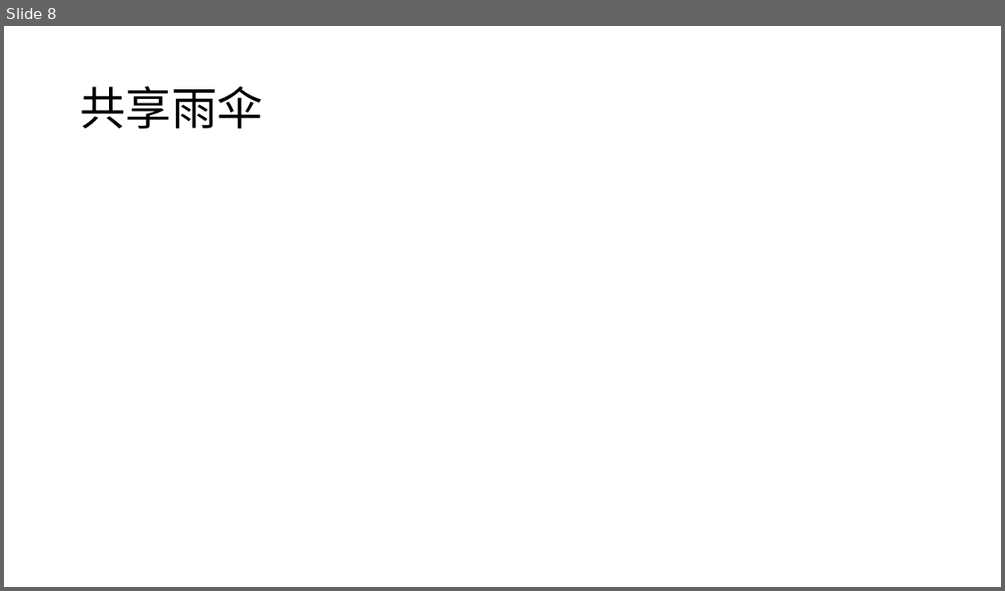
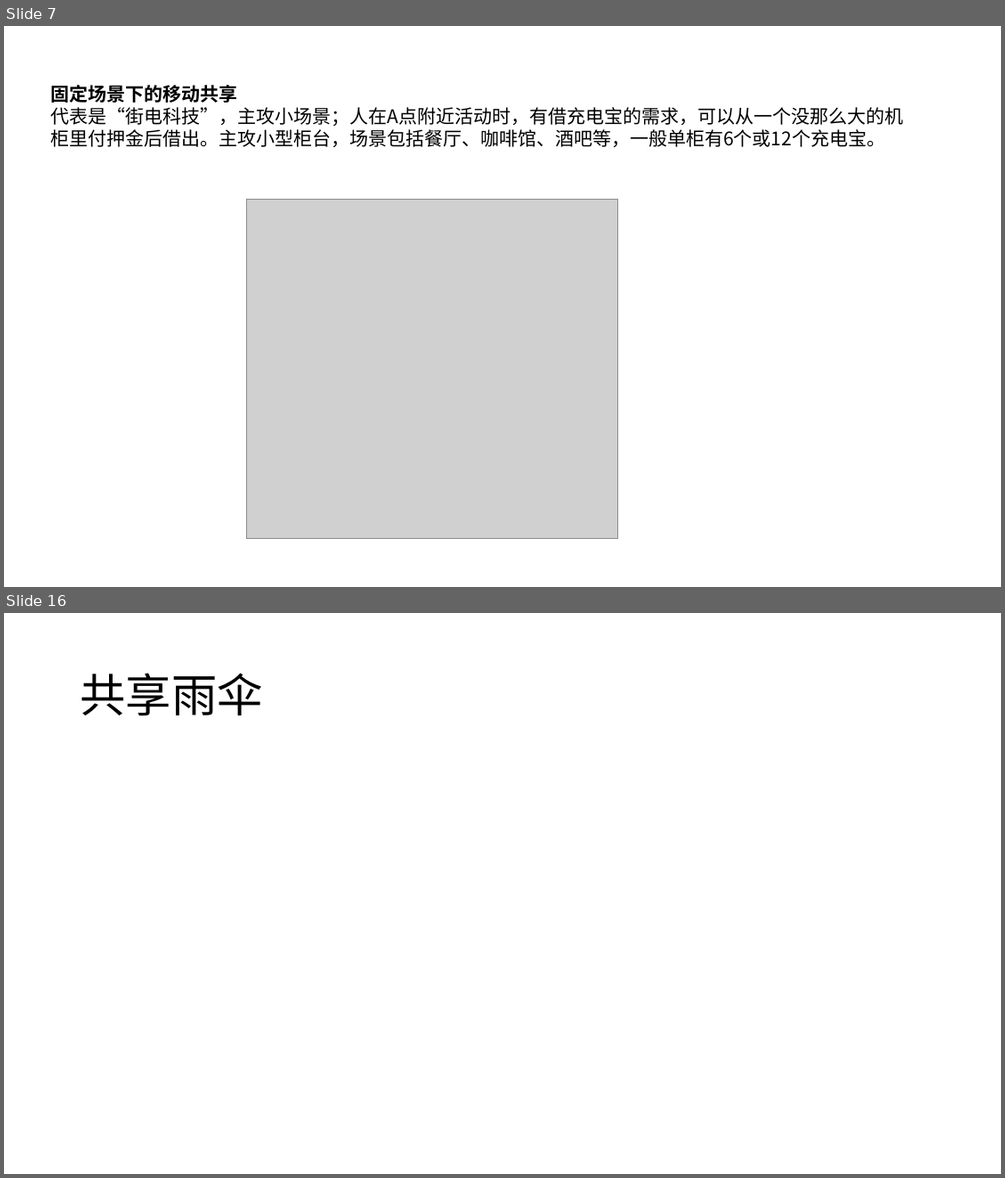
Before and after one commit to FredJiangFei/MyDocuments, a slide deck: 共享项目.pptx. Shown one above the other, each under a label of ours: slide 8 before the commit, slides 7 and 16 after it; the slides between them are not shown. The pictures are 1005x591 and 1005x1178 pixels, drawn with LibreOffice and Linux fonts; fonts in the diff are those of the drawing; grey boxes stand for pictures. Boxes give left, top, right and bottom in pixels: in the first picture for what was removed or moved away, otherwise in the second. Text is boxed around its words. In the diff, an @@ line names an element or a change of style, - is before the commit and + after.

```diff
--- a/共享项目.pptx
+++ b/共享项目.pptx
@@ slide 7 added at [4, 26, 1001, 587], background #FFFFFF @@
@@ text added at [50, 85, 903, 147], 18 pt, text #000000 @@
+固定场景下的移动共享
+代表是“街电科技”，主攻小场景；人在A点附近活动时，有借充电宝的需求，可以从一个没那么大的机柜里付押金后借出。主攻小型柜台，场景包括餐厅、咖啡馆、酒吧等，一般单柜有6个或12个充电宝。
@@ picture added at [247, 200, 618, 539] @@
@@ what was slide 8 is now slide 16 @@
```
Also in this commit, not shown: 5 slides changed, 12 other slides added, 3 slides removed.
